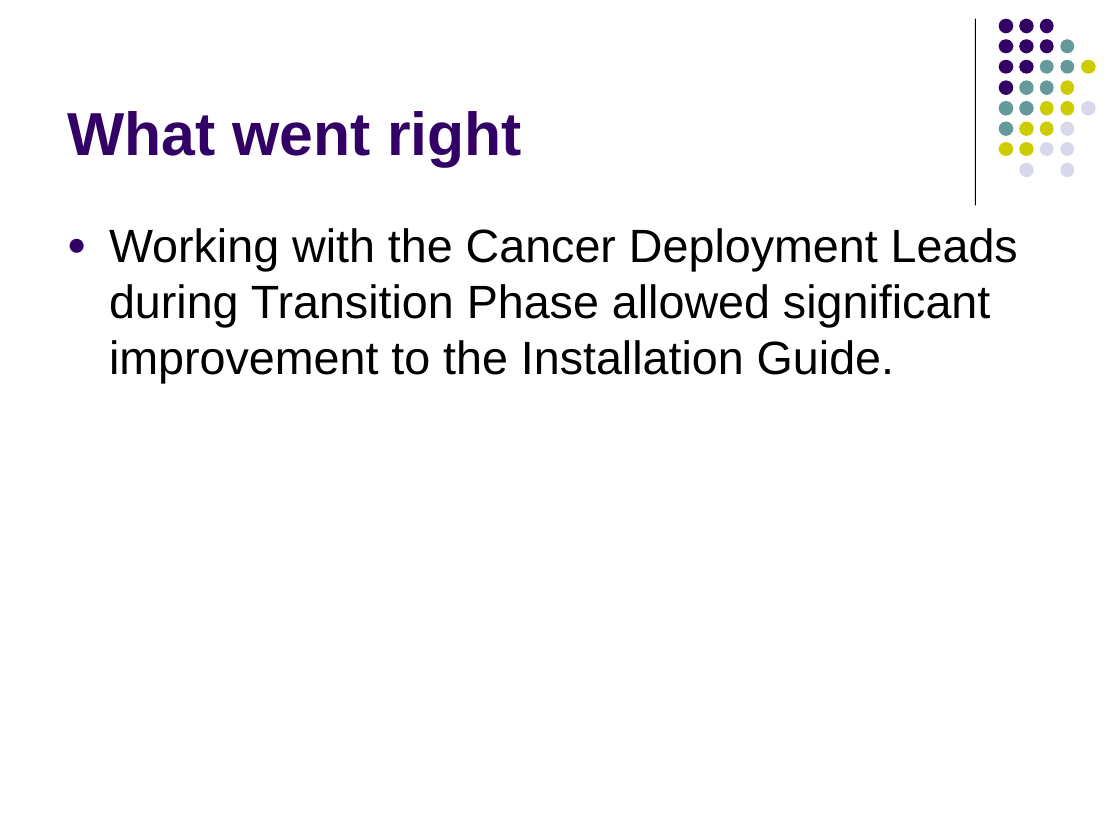
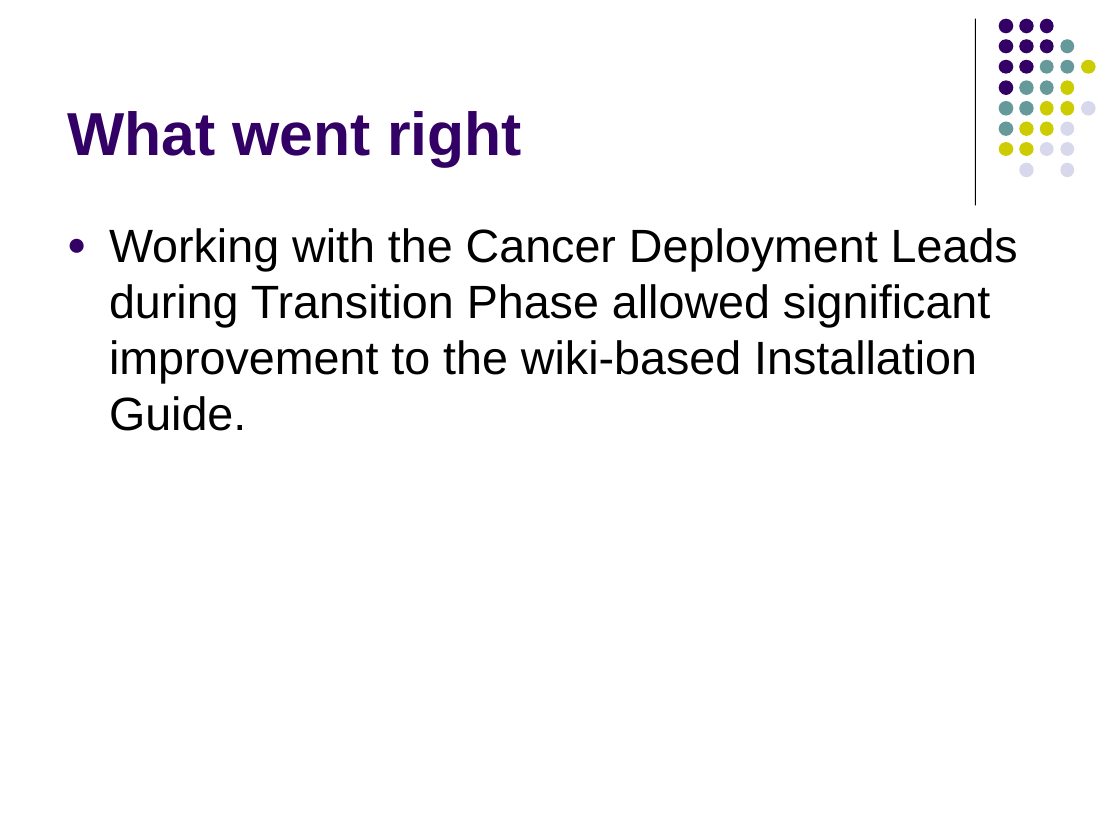
Before and after one commit to NCIP/caarray-docs, a slide deck: slide 5 of project_management/reports/2.3.0_project_portmortem.ppt. Drawn at 1120x840 pixels with LibreOffice and Linux fonts; fonts in the diff are those of the drawing. Boxes give left, top, right and bottom in pixels: in the first picture for what was removed or moved away, otherwise in the second. Text is boxed around its words. In the diff, an @@ line names an element or a change of style, - is before the commit and + after.

Commit message:
jk edits

```diff
--- a/project_management/reports/2.3.0_project_portmortem.ppt
+++ b/project_management/reports/2.3.0_project_portmortem.ppt
@@ text at [109,228,1018,431]: text changed @@
-● Working with the Cancer Deployment Leads during Transition Phase allowed significant improvement to the Installation Guide.
+● Working with the Cancer Deployment Leads during Transition Phase allowed significant improvement to the wiki-based Installation Guide.
```
Also in this commit, not shown: 2 other slides changed.
